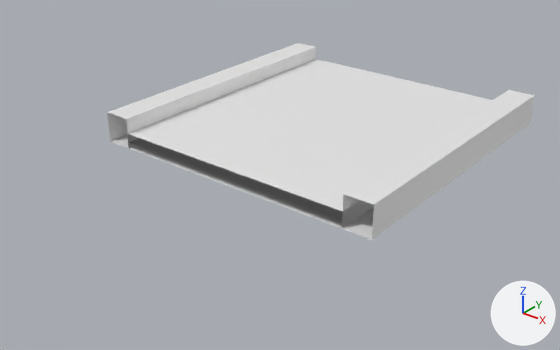
What one commit did to the glTF model static/block/extension/1.glb.
Before and after are seen from a camera (50 mm lens) standing at (6.87, -9.81, 4.99) and looking at (-0.4, -0.72, -0.64). Every picture has the same lights, and +X, +Y and +Z are marked at lower right.

Objects in the first picture: 'cuboid_0_slab', 'cuboid_0_wall', 'cuboid_0_wall.001', 'cuboid_0_wall.002'.
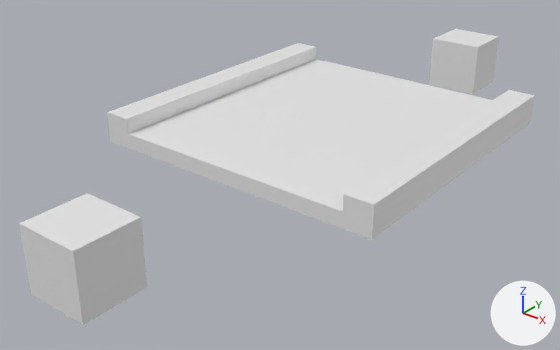
Where the change shows, as pixel boxes [x1, y1, x2, y2] in the pictures (560 x 350 px):
'slot.001', added
    after: [19, 193, 147, 325]
'cap', added
    after: [107, 113, 374, 240]
'slot', added
    after: [429, 29, 499, 94]
'cuboid_0_wall.002', unchanged, covered by the edit
    before: [128, 138, 373, 228]

The change, as a list of edits to the scene's bpy script:
```text
Add me_cube_001:
    me_cube_001.from_pydata(...)  # a box spanning x -0.5..0.5, y -0.5..0.5, z -0.5..0.5
Add me_plane_001:
    me_plane_001.from_pydata(...)  # 24 vertices, 16 faces; spans x -2.5..2.5, y -2.5..2.5, z 0.0..0.5
Add ob_slot_001:
    ob_slot_001 = bpy.data.objects.new('slot.001', me_cube_001)
    ob_slot_001.location = (0.0, -5.0, 0.0)
Add ob_slot:
    ob_slot = bpy.data.objects.new('slot', me_cube_001.copy())
    ob_slot.location = (0.0, 5.0, 0.0)
Add ob_cap:
    ob_cap = bpy.data.objects.new('cap', me_plane_001)
    ob_cap.location = (0.0, 0.0, 0.0)
```
